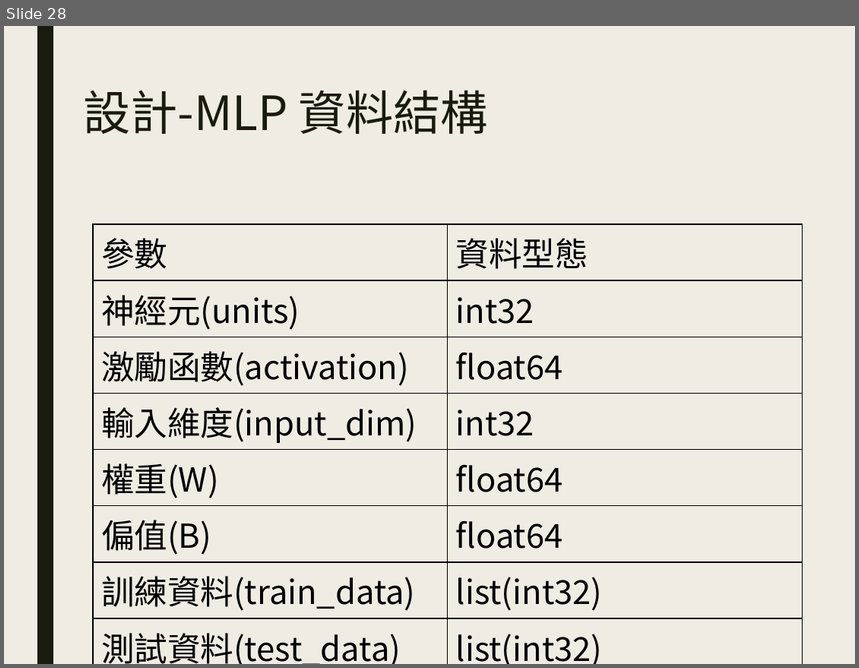
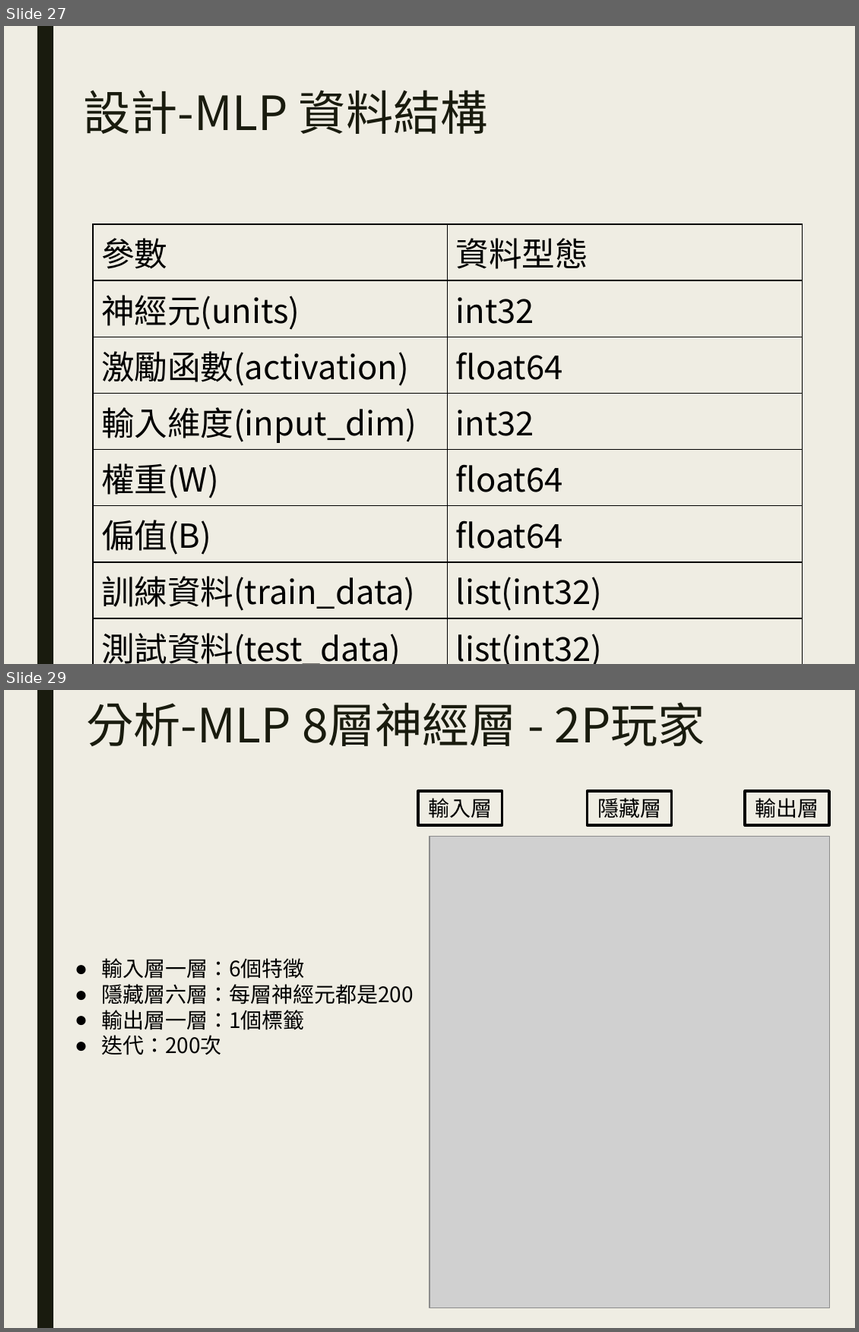
Before and after one commit to BBS86x1023/PingPong-project-management-of-Machine-learning, a slide deck: Report/乒乓球專案管理-林言珀.pptx. Shown one above the other, each under a label of ours: slide 28 before the commit, slides 27 and 29 after it; the slides between them are not shown. The pictures are 859x668 and 859x1332 pixels, drawn with LibreOffice and Linux fonts; fonts in the diff are those of the drawing; grey boxes stand for pictures. Boxes give left, top, right and bottom in pixels: in the first picture for what was removed or moved away, otherwise in the second. Text is boxed around its words. In the diff, an @@ line names an element or a change of style, - is before the commit and + after.

```diff
--- a/Report/乒乓球專案管理-林言珀.pptx
+++ b/Report/乒乓球專案管理-林言珀.pptx
@@ slide 29 added at <box>4,690,855,1328</box>, background #EFEDE3; not listed: 1 template element that a slide beside it also shows @@
@@ title added at <box>87,702,705,746</box>, 40 pt, text #191B0E @@
+分析-MLP 8層神經層 - 2P玩家
@@ rectangle added at <box>417,791,502,825</box>, outline #000000 2.25 pt, 18 pt, text #000000 @@
+輸入層
@@ rectangle added at <box>587,791,671,825</box>, outline #000000 2.25 pt, 18 pt, text #000000 @@
+隱藏層
@@ rectangle added at <box>746,791,829,825</box>, outline #000000 2.25 pt, 18 pt, text #000000 @@
+輸出層
@@ picture added at <box>430,837,829,1308</box> @@
@@ text added at <box>101,958,414,1056</box>, 18 pt, text #000000 @@
+● 輸入層一層：6個特徵
+● 隱藏層六層：每層神經元都是200
+● 輸出層一層：1個標籤
+● 迭代：200次
@@ what was slide 28 is now slide 27 @@
```
Also in this commit, not shown: 2 slides changed, 9 other slides added.
